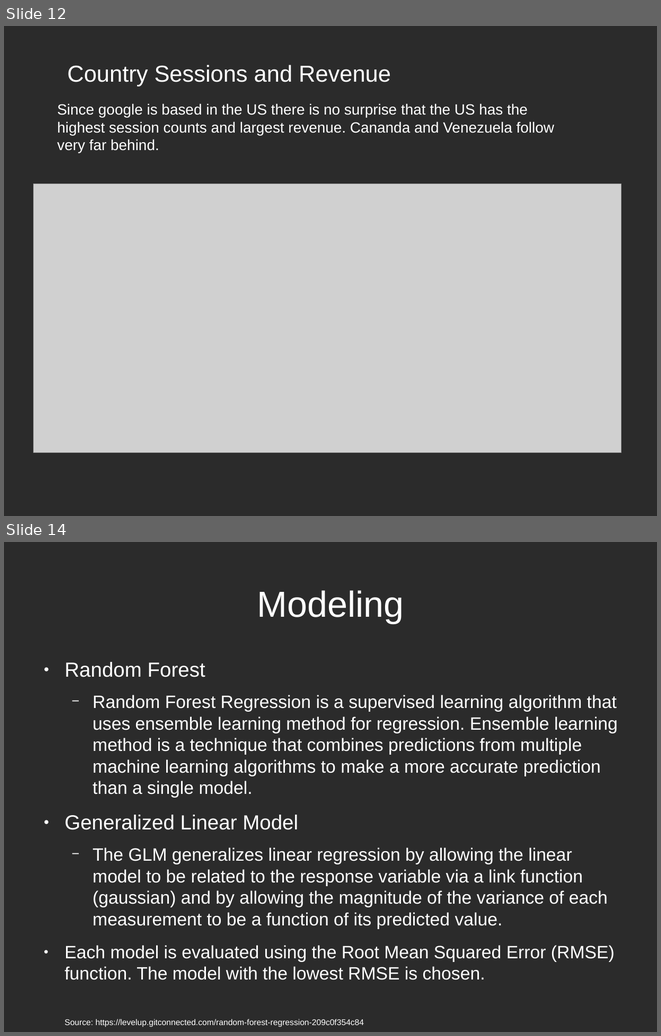
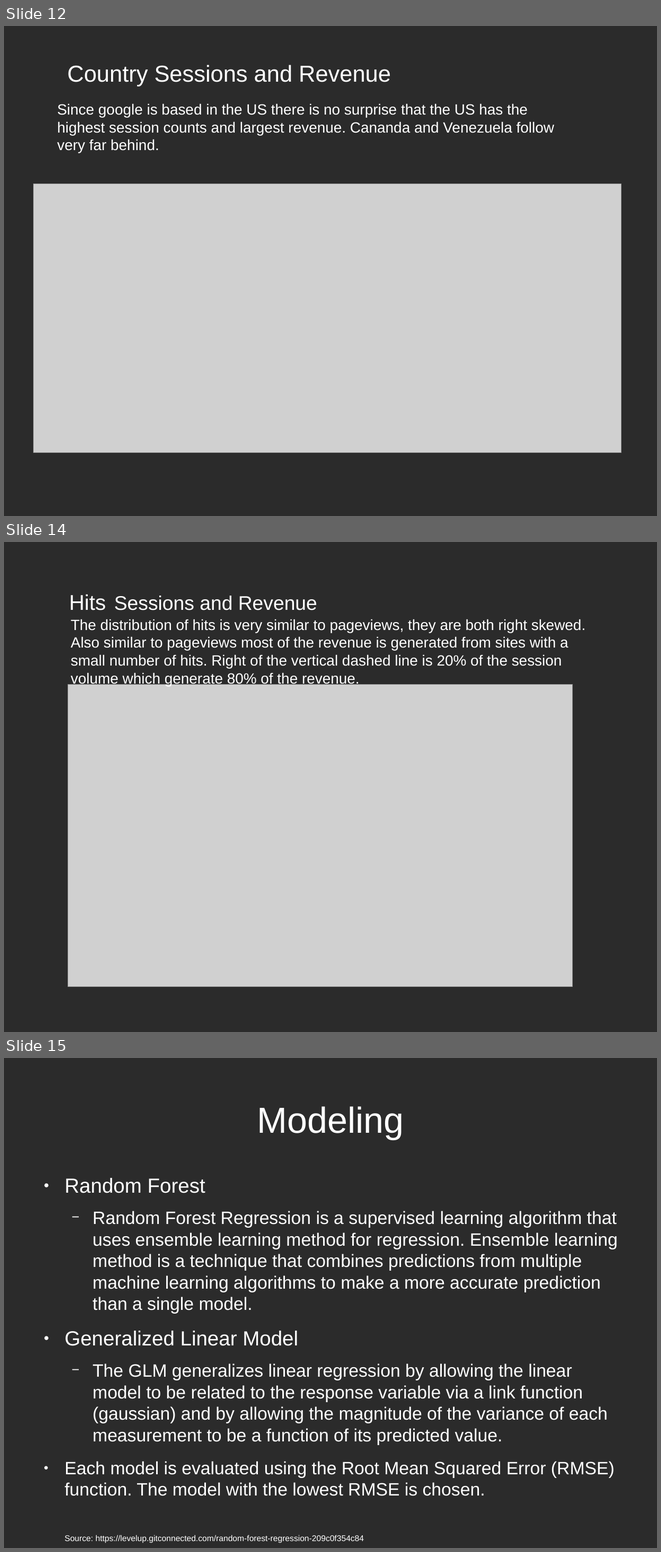
Before and after one commit to ksooklall/CUNY-SPS-Masters-DS, a slide deck: DATA_621/final/gstore_presentation.odp. Shown one above the other, each under a label of ours: slides 12 and 14 before the commit, slides 12, 14 and 15 after it; the slides between them are not shown. The pictures are 661x1036 and 661x1552 pixels, drawn with LibreOffice and Linux fonts; fonts in the diff are those of the drawing; grey boxes stand for pictures; background and template pictures are left out; a plain dark background stands for a picture behind light text. Boxes give left, top, right and bottom in pixels: in the first picture for what was removed or moved away, otherwise in the second. Text is boxed around its words. In the diff, an @@ line names an element or a change of style, - is before the commit and + after.

```diff
--- a/DATA_621/final/gstore_presentation.odp
+++ b/DATA_621/final/gstore_presentation.odp
@@ slide 14 added at (4, 542, 657, 1032), background picture (left out) @@
@@ text added at (69, 594, 317, 610), 24 pt, text #FFFFFF @@
+Hits Sessions and Revenue
@@ text added at (71, 619, 585, 686), 18 pt, text #FFFFFF @@
+The distribution of hits is very similar to pageviews, they are both right skewed. Also similar to pageviews most of the revenue is generated from sites with a small number of hits. Right of the vertical dashed line is 20% of the session volume which generate 80% of the revenue.
@@ picture added at (68, 684, 573, 986) @@
@@ what was slide 14 is now slide 15 @@
```
Also in this commit, not shown: 2 slides changed, 1 other slide added, 1 slide removed, 3 other files.
